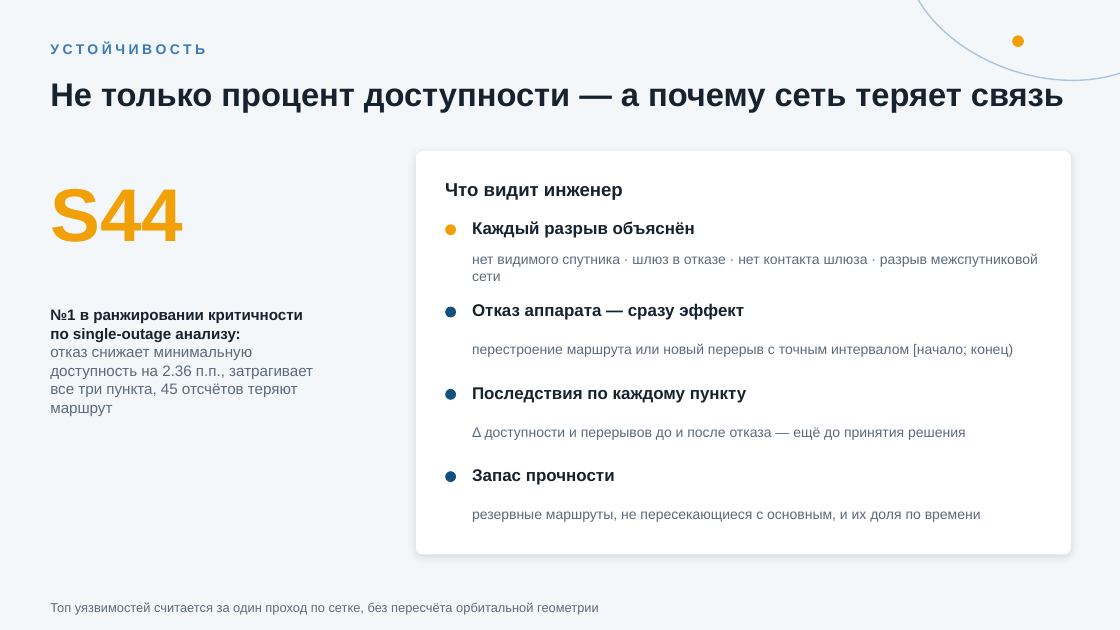
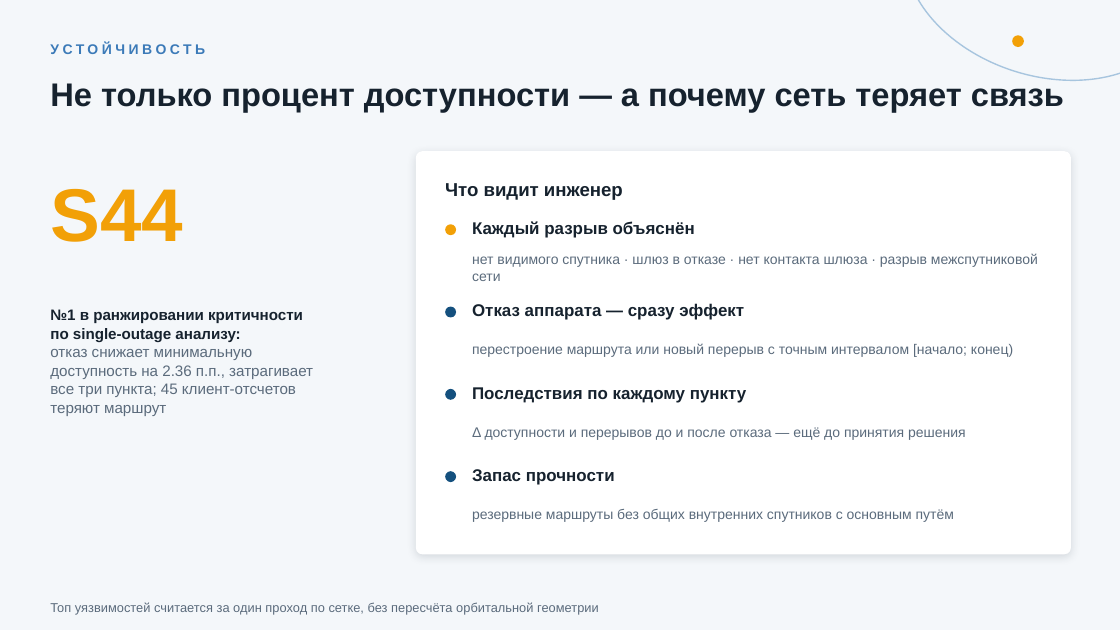
Before and after one commit to ivergit88/cosmohak, a slide deck: slide 5 of presentation/kosmo-nizni_klodiki_148.pptx. Drawn at 1120x630 pixels with LibreOffice and Linux fonts; fonts in the diff are those of the drawing. Boxes give left, top, right and bottom in pixels: in the first picture for what was removed or moved away, otherwise in the second. Text is boxed around its words. In the diff, an @@ line names an element or a change of style, - is before the commit and + after.

Commit message:
Презентация: формулировки по ревью (проектные параметры vs сценарии отказа, сводка сценариев, клиент-отсчеты, один репозиторий на финале)

```diff
--- a/presentation/kosmo-nizni_klodiki_148.pptx
+++ b/presentation/kosmo-nizni_klodiki_148.pptx
@@ text at box(50, 383, 296, 416): text changed @@
-все три пункта, 45 отсчётов теряют
-маршрут
+все три пункта; 45 клиент-отсчетов
+теряют маршрут
@@ text at box(472, 509, 954, 522): text changed @@
-резервные маршруты, не пересекающиеся с основным, и их доля по времени
+резервные маршруты без общих внутренних спутников с основным путём
```
Also in this commit, not shown: 6 other slides changed, 1 other file.
